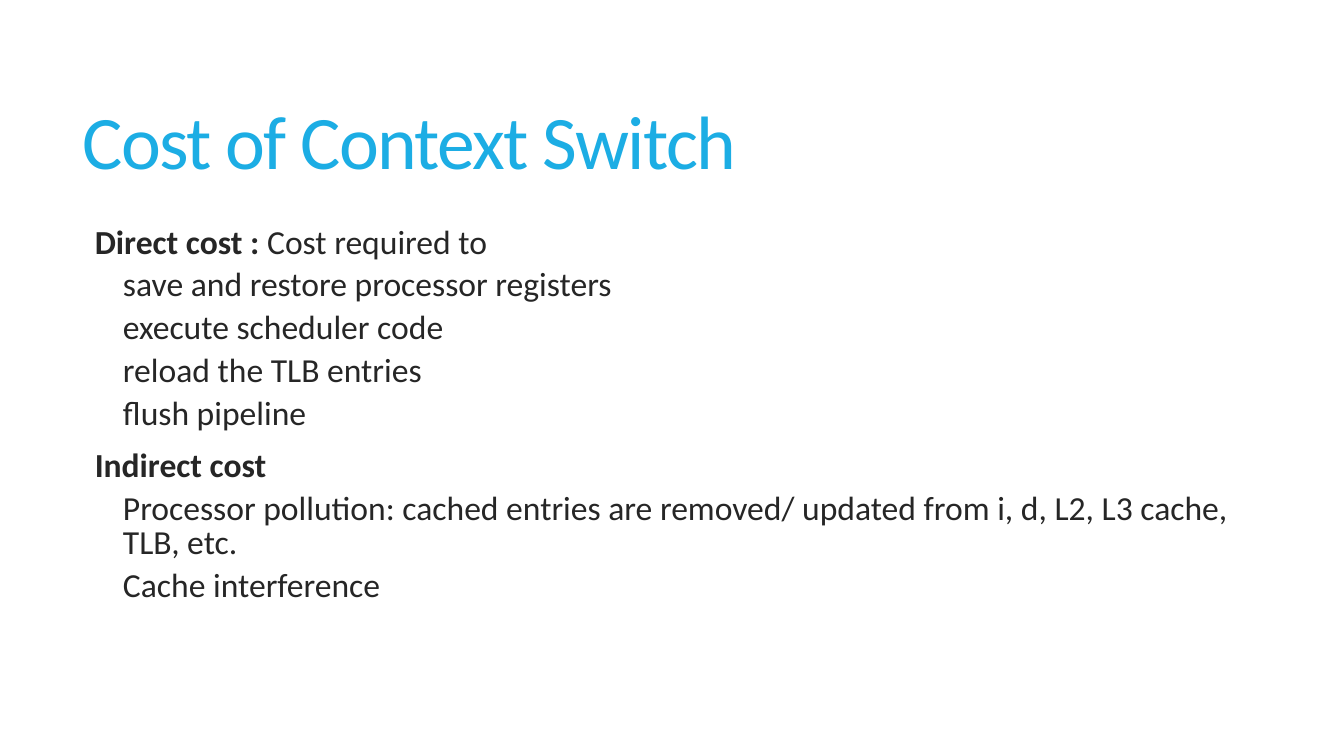
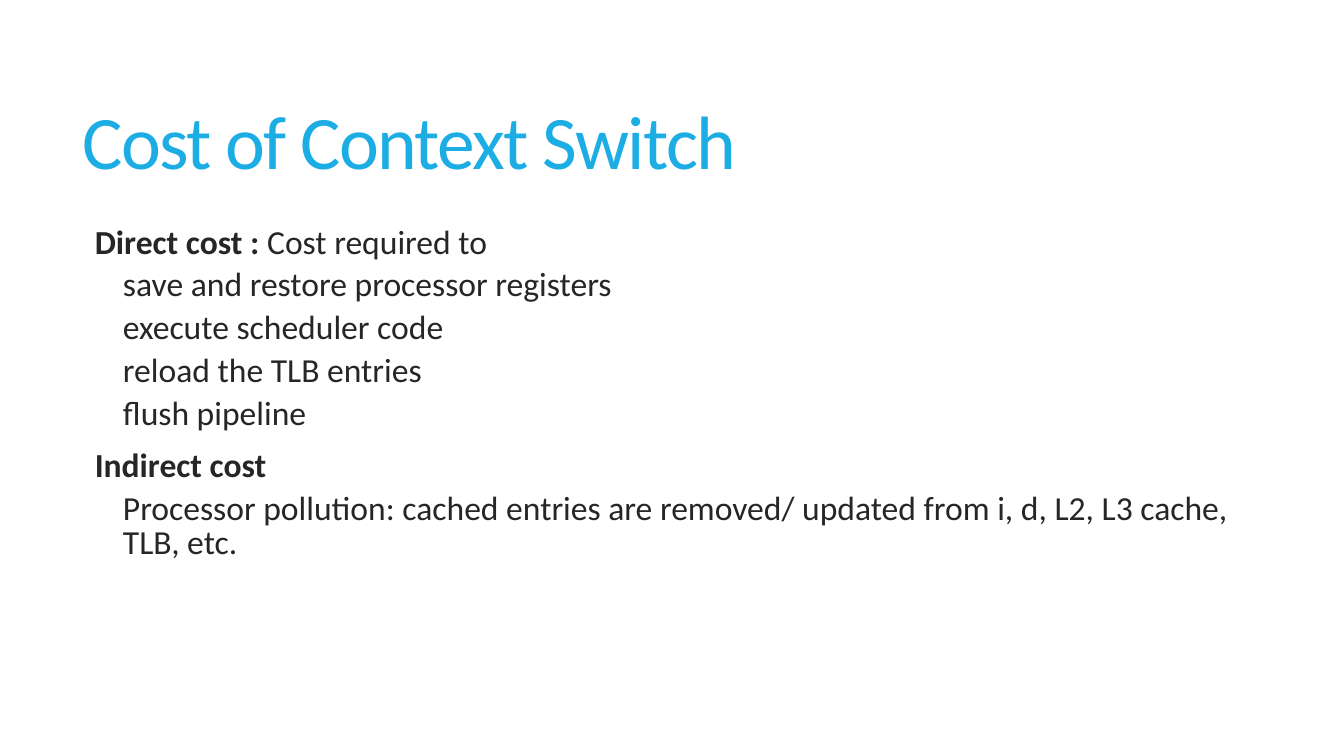
Before and after one commit to sushirol/Isolated-Driver-Domain, a slide deck: slide 21 of doc/presentation/IDDR.pptx. Drawn at 1344x756 pixels with LibreOffice and Linux fonts; fonts in the diff are those of the drawing. Boxes give left, top, right and bottom in pixels: in the first picture for what was removed or moved away, otherwise in the second. Text is boxed around its words. In the diff, an @@ line names an element or a change of style, - is before the commit and + after.

Commit message:
minor changes

```diff
--- a/doc/presentation/IDDR.pptx
+++ b/doc/presentation/IDDR.pptx
@@ text at [123,573,380,598]: paragraph removed @@
-    Cache interference
```
Also in this commit, not shown: 4 slides added, 2 slides removed.
